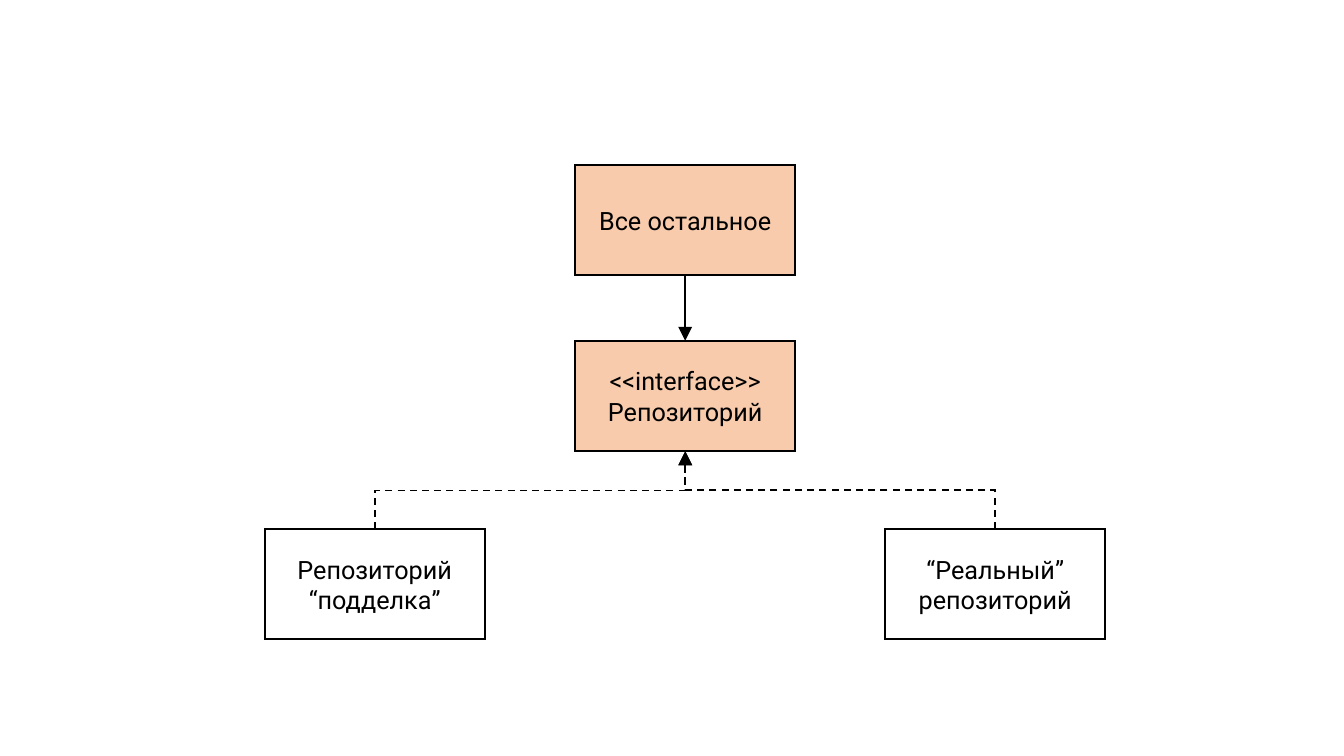
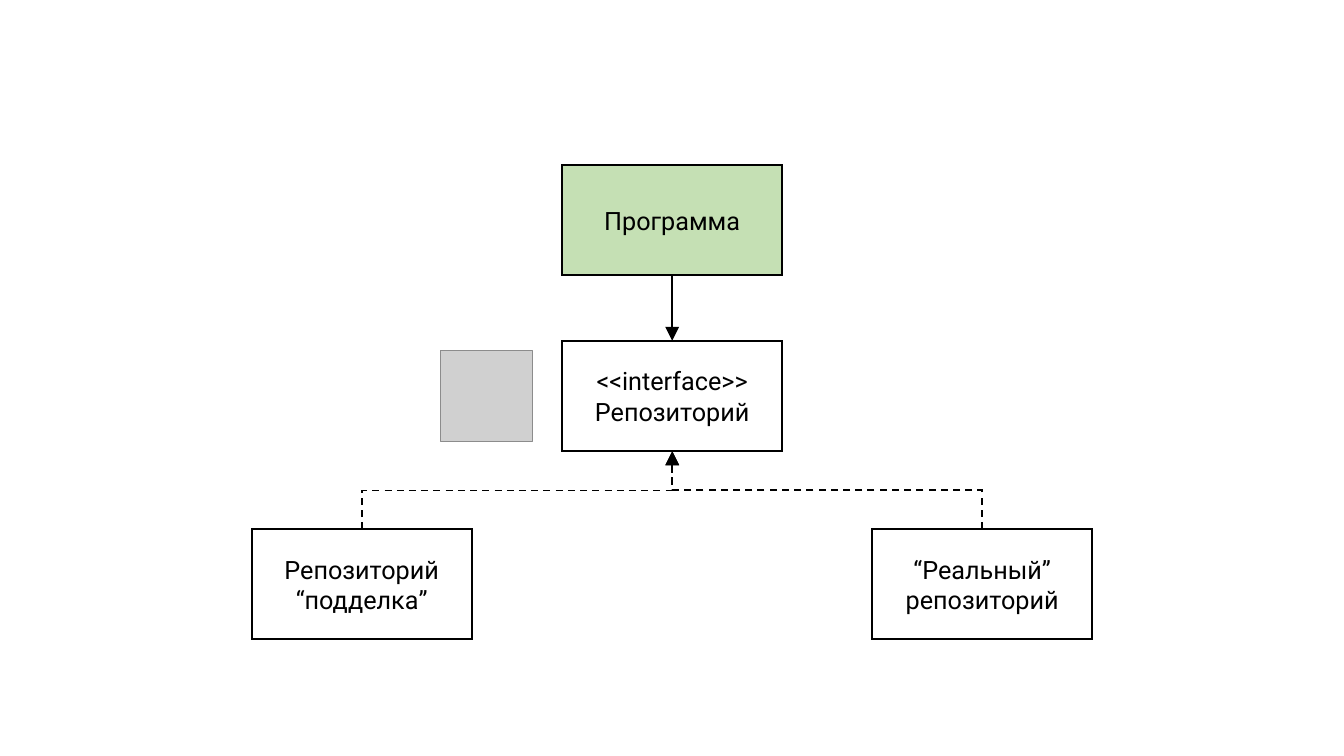
Before and after one commit to rkhaimov/brain-gym, a slide deck: slide 54 of Презентация.pptx (slide 50 before the commit). Drawn at 1344x756 pixels with LibreOffice and Linux fonts; fonts in the diff are those of the drawing; grey boxes stand for pictures. Boxes give left, top, right and bottom in pixels: in the first picture for what was removed or moved away, otherwise in the second. Text is boxed around its words. In the diff, an @@ line names an element or a change of style, - is before the commit and + after.

```diff
--- a/Презентация.pptx
+++ b/Презентация.pptx
@@ 4 rectangles, 3 elbow arrows: place and size @@
-4 rectangles, 3 elbow arrows at bbox=[265, 165, 1105, 639]
+4 rectangles, 3 elbow arrows at bbox=[252, 165, 1092, 639]
@@ rectangle "Программа" at bbox=[563, 165, 782, 275]: fill #F8CBAD to #C5E0B4 @@
@@ text in rectangle at bbox=[604, 212, 740, 235]: text changed @@
-Все остальное
+Программа
@@ picture added at bbox=[441, 350, 532, 442] @@
@@ rectangle "<<interface>>" at bbox=[563, 341, 782, 451]: fill #F8CBAD to none @@
```
Also in this commit, not shown: 5 other slides changed, 12 slides added, 1 slide removed.
